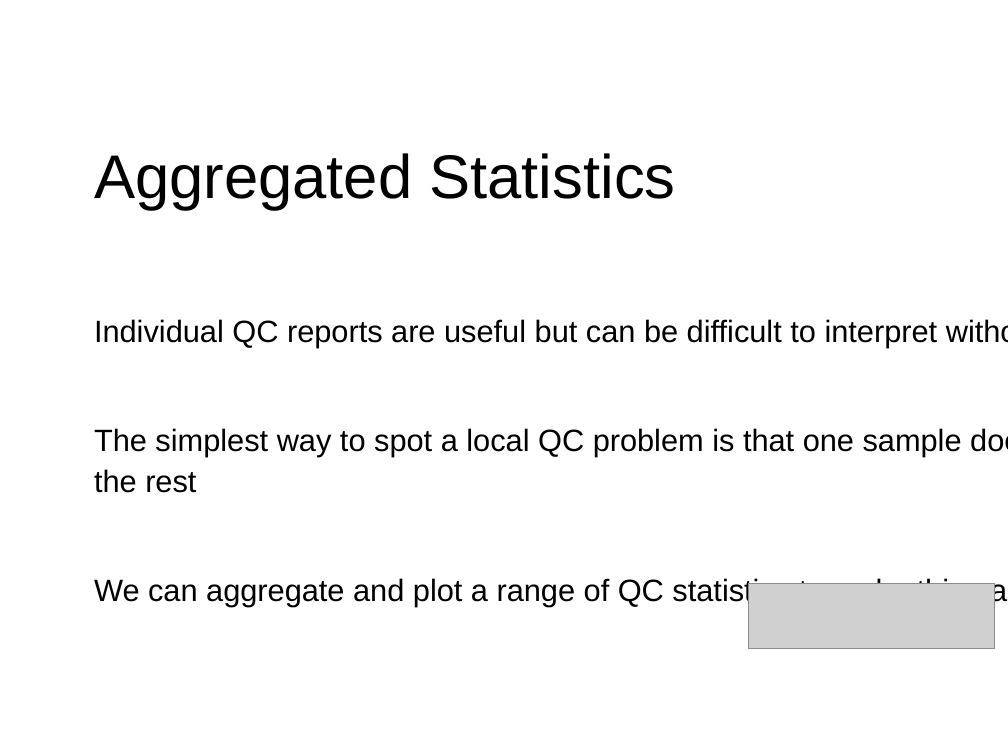
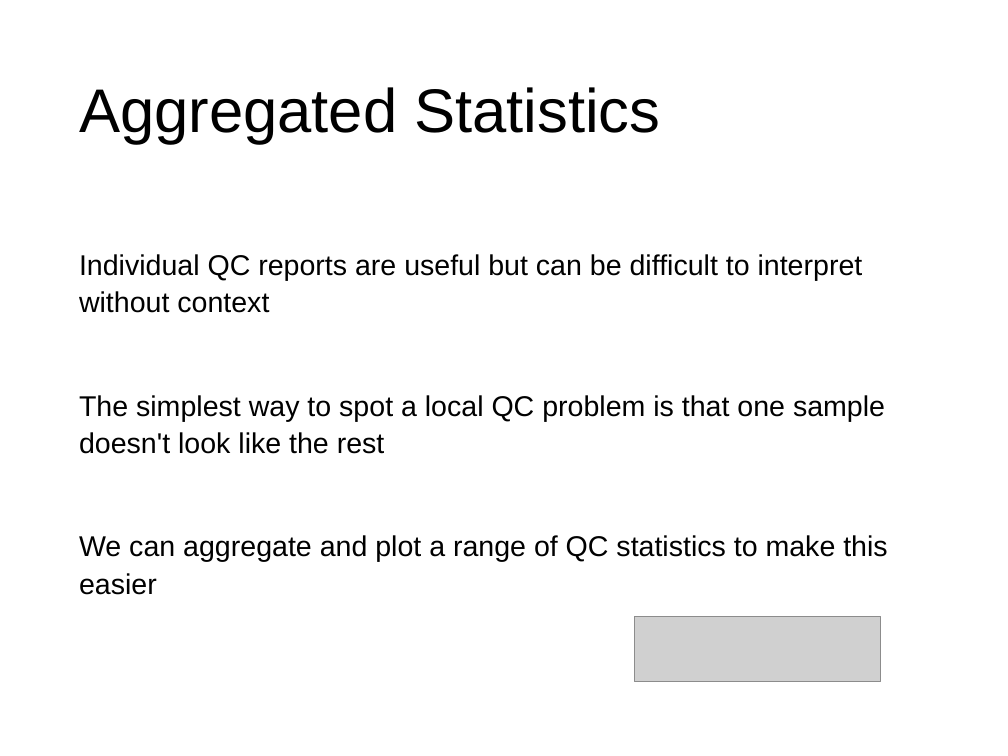
Before and after one commit to PRodriguez19/Intro-to-rnaseq, a slide deck: slide 36 of lectures/Lecture7-MMG232.pptx. Drawn at 1008x756 pixels with LibreOffice and Linux fonts; fonts in the diff are those of the drawing; grey boxes stand for pictures. Boxes give left, top, right and bottom in pixels: in the first picture for what was removed or moved away, otherwise in the second. Text is boxed around its words. In the diff, an @@ line names an element or a change of style, - is before the commit and + after.

```diff
--- a/lectures/Lecture7-MMG232.pptx
+++ b/lectures/Lecture7-MMG232.pptx
@@ title "Aggregated Statistics" moved from (x1=94, y1=153, x2=675, y2=210) to (x1=79, y1=87, x2=660, y2=144) @@
@@ text "Individual QC reports are useful ..." moved from (x1=94, y1=319, x2=965, y2=607) to (x1=79, y1=254, x2=887, y2=595) @@
@@ text "Individual QC reports are useful ..." at (x1=79, y1=254, x2=887, y2=595): size 22 to 20.4 pt @@
@@ picture moved from (x1=748, y1=584, x2=995, y2=649) to (x1=634, y1=616, x2=881, y2=681) @@
```
Also in this commit, not shown: 1 other slide changed, 2 slides removed, 2 other files.
